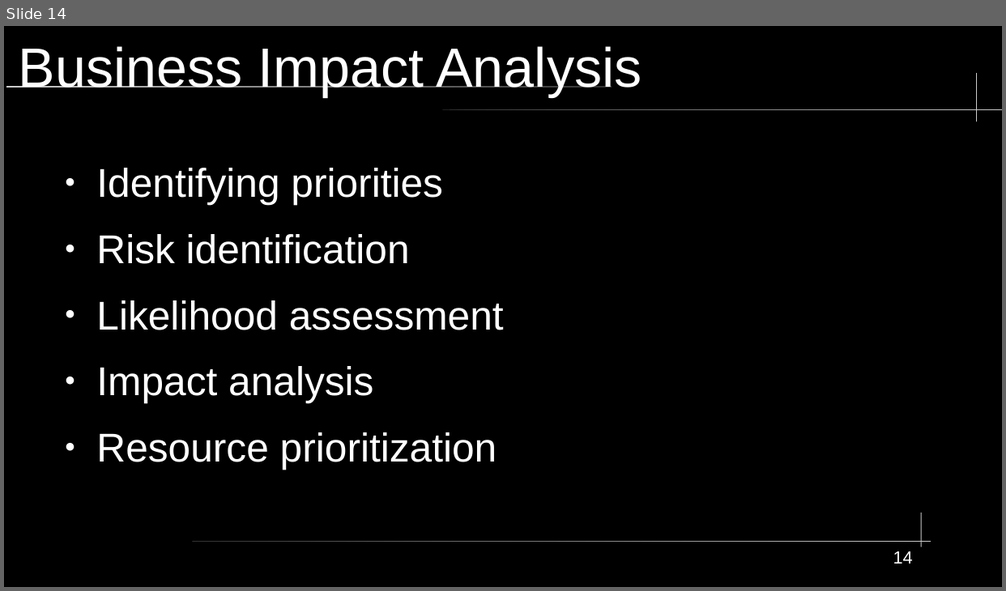
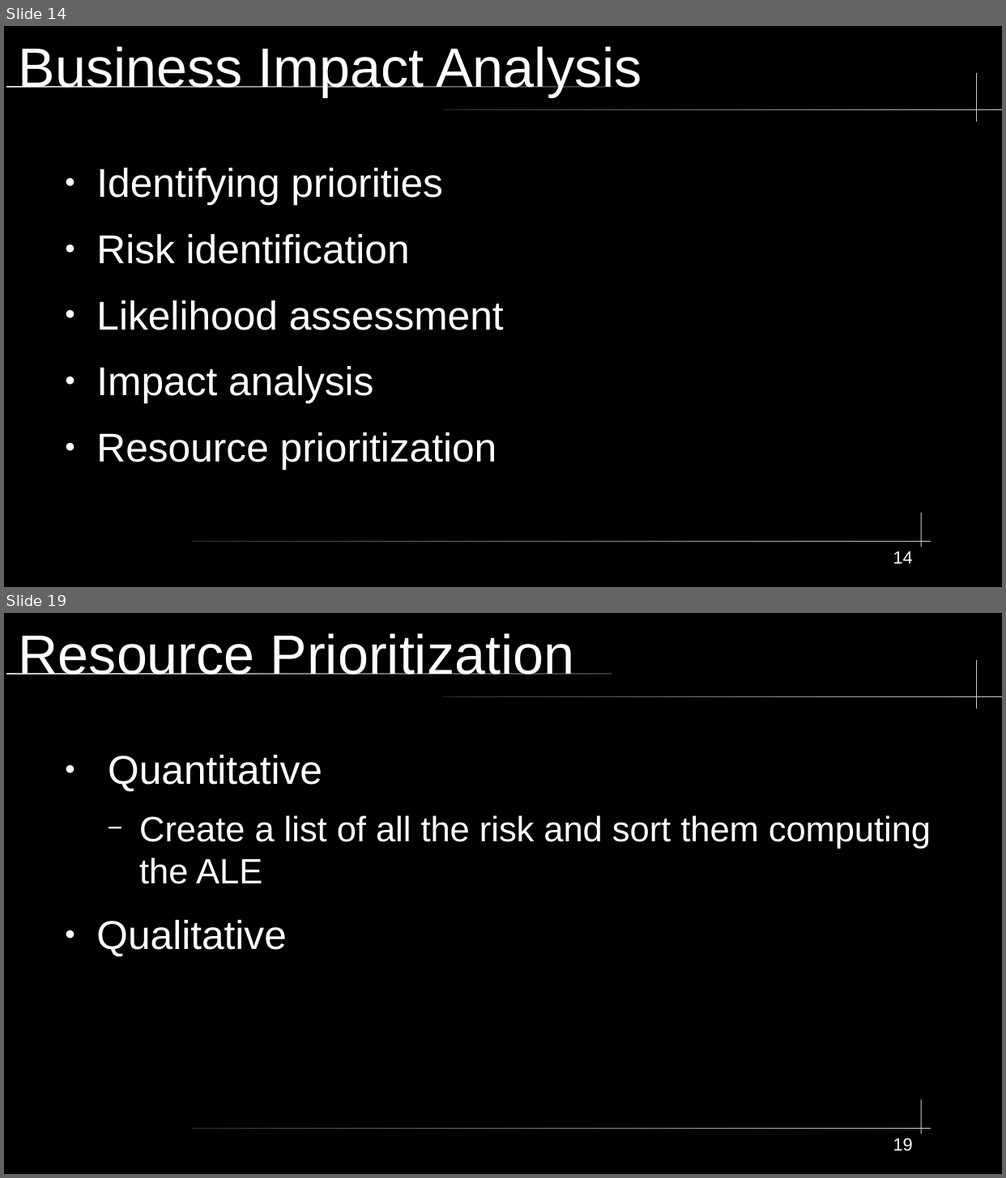
Before and after one commit to City-Colleges-of-Chicago-Cybersecurity/COMPSFI-214, a slide deck: 2026/Spring/powerpoints/Chatper-03-Business-Continuity-Planning.odp. Shown one above the other, each under a label of ours: slide 14 before the commit, slides 14 and 19 after it; the slides between them are not shown. The pictures are 1006x591 and 1006x1178 pixels, drawn with LibreOffice and Linux fonts; fonts in the diff are those of the drawing. Boxes give left, top, right and bottom in pixels: in the first picture for what was removed or moved away, otherwise in the second. Text is boxed around its words. In the diff, an @@ line names an element or a change of style, - is before the commit and + after.

```diff
--- a/2026/Spring/powerpoints/Chatper-03-Business-Continuity-Planning.odp
+++ b/2026/Spring/powerpoints/Chatper-03-Business-Continuity-Planning.odp
@@ slide 19 added at [4, 613, 1002, 1174], background #000000; not listed: 5 template elements that a slide beside it also shows @@
@@ title added at [19, 633, 574, 675], 44 pt, text #FFFFFF @@
+Resource Prioritization
@@ text added at [96, 755, 931, 956], 28 pt, text #FFFFFF @@
+● Quantitative
+  − Create a list of all the risk and sort them computing the ALE
+● Qualitative
@@ page number added at [893, 1139, 913, 1152], 14 pt, text #FFFFFF @@
+19
```
Also in this commit, not shown: 4 other slides added.
